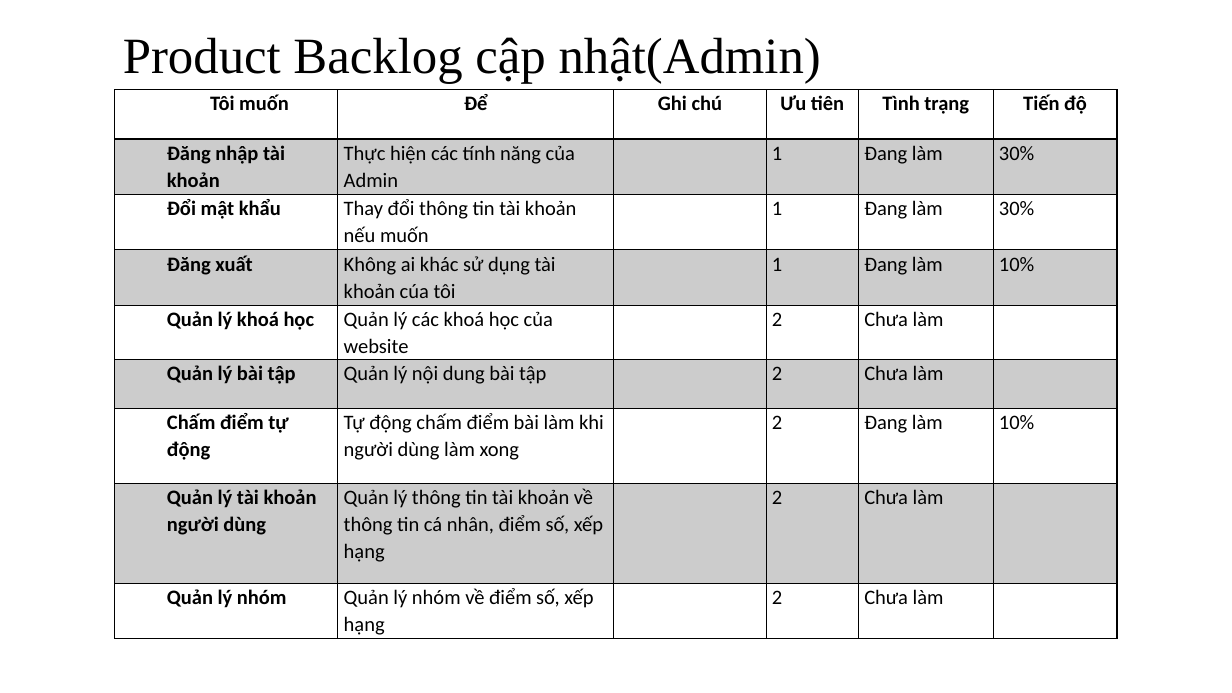
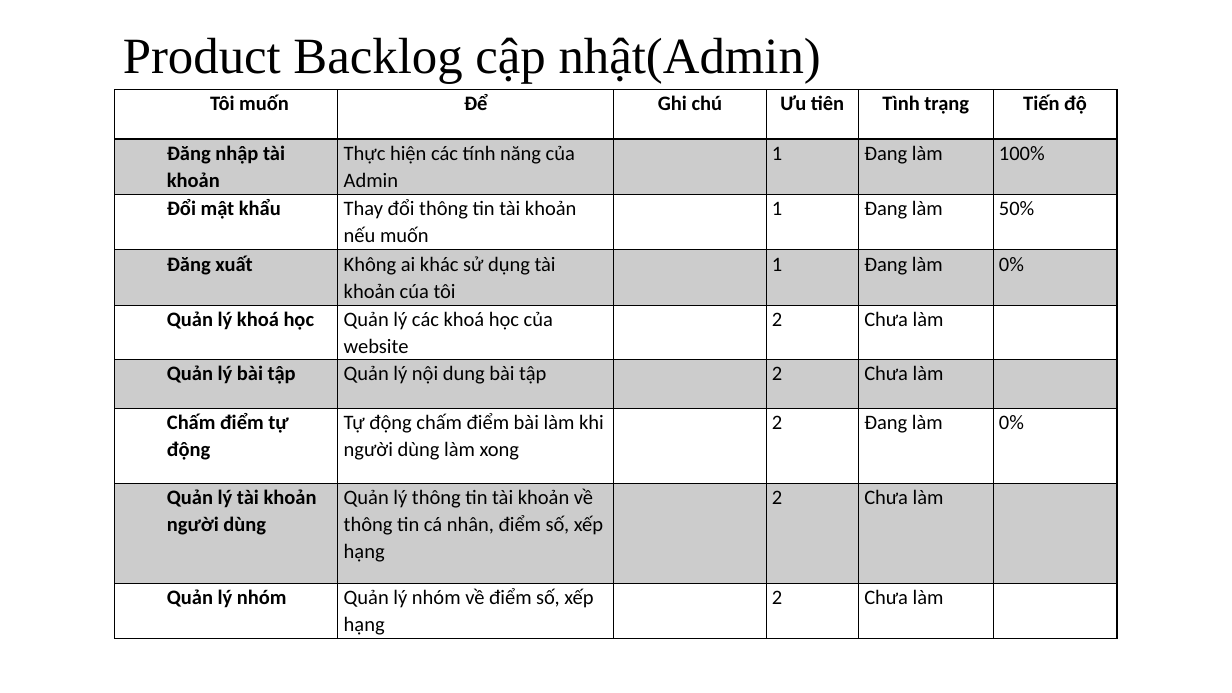
Before and after one commit to huynhquangminh/18HCB_QuanLyQuyTrinhPhanMem, a slide deck: slide 16 of Documents/Tuan5/Nhom_3_Tuan_5.pptx (slide 13 before the commit). Drawn at 1232x693 pixels with LibreOffice and Linux fonts; fonts in the diff are those of the drawing. Boxes give left, top, right and bottom in pixels: in the first picture for what was removed or moved away, otherwise in the second. Text is boxed around its words. In the diff, an @@ line names an element or a change of style, - is before the commit and + after.

Commit message:
Cập nhật cho bài giữa kì

```diff
--- a/Documents/Tuan5/Nhom_3_Tuan_5.pptx
+++ b/Documents/Tuan5/Nhom_3_Tuan_5.pptx
@@ table at <box>115,90,1117,639</box> @@
-row 2, column 6: 30%
+row 2, column 6: 100%
-row 3, column 6: 30%
+row 3, column 6: 50%
-row 4, column 6: 10%
+row 4, column 6: 0%
-row 7, column 6: 10%
+row 7, column 6: 0%
```
Also in this commit, not shown: 6 other slides changed, 2 slides added, 1 slide removed, 5 other files.
